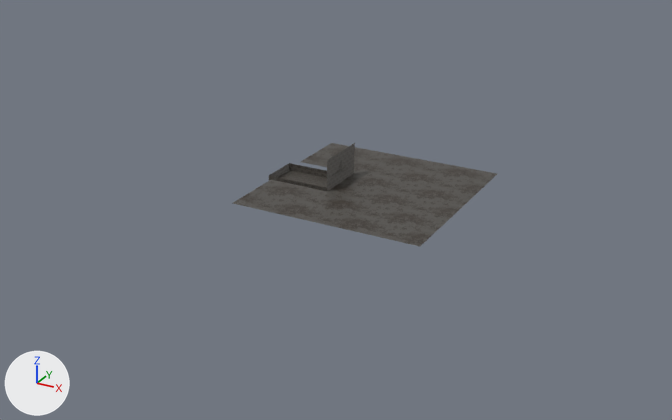
One commit to the Blender file Assets/Blender/level1.blend: the scene before it, then after it.
Before and after are seen from a 50 mm lens placed at (112.9, -187.8, 88.1), pointed at (11.8, -4.0, -3.9). The lights are fixed; the arrows at lower left show +X, +Y and +Z.
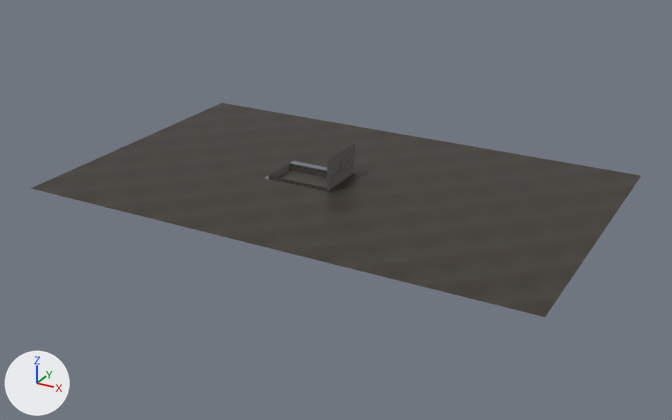
Commit message: Better level.

Boxes [x1, y1, x2, y2] around the edits, measured in the pictures (672 x 420 px):
'Plane.001', added: after [31, 103, 641, 317]
part 1 of me_plane, deleted: before [414, 163, 497, 195]
part 2 of me_plane, deleted: before [356, 153, 438, 183]
part 3 of me_plane, deleted: before [301, 143, 384, 173]
part 4 of me_plane, deleted: before [326, 172, 413, 205]
part 5 of me_plane, built on: before [233, 180, 475, 246]

The change in detail:
Picture 'ceiling.png' (img_ceiling_png) is new.
Material 'ceiling.png' (mat_ceiling_png) is new.
Its texture is img_ceiling_png.
me_plane is used by ob_plane; location (0.0, 0.0, 0.0).
me_plane had 2008 vertices, 502 faces and spanned x -7.0..43.0, y -24.0..24.0, z 0.0..10.0.
me_plane now has 2612 vertices, 653 faces and spans x -23.0..49.0, y -29.0..23.0, z 0.0..10.0.
me_plane part 1: the loose piece of 4 vertices spanning x 27.0..43.0, y 8.0..24.0, z 2.0 is deleted.
me_plane part 2: the loose piece of 4 vertices spanning x 11.0..27.0, y 8.0..24.0, z 2.0 is deleted.
me_plane part 3: the loose piece of 4 vertices spanning x -5.0..11.0, y 7.0..24.0, z 2.0 is deleted.
me_plane part 4: the loose piece of 4 vertices spanning x 11.0..27.0, y -8.0..8.0, z 2.0 is deleted.
me_plane part 5: 16 vertices moved from x -5.0..27.0, y -19.0..-9.0, z 0.0..2.0 to x -7.0..31.0, y -19.0..-9.0, z 0.0..2.0; 84 vertices removed from x -5.0..43.0, y -24.0..8.0, z 0.0..2.0; 704 vertices added at x -23.0..49.0, y -29.0..17.0, z 0.0..2.0.
Mesh me_plane_001 is new.
It has 156 vertices, 39 faces and spans x -53.0..75.0, y -40.0..40.0, z 2.0.
It uses material mat_ceiling_png (picture img_ceiling_png).
Object 'Plane.001' (ob_plane_001) is new; it shows me_plane_001.
Its location is (0.0, 0.0, 0.0).
